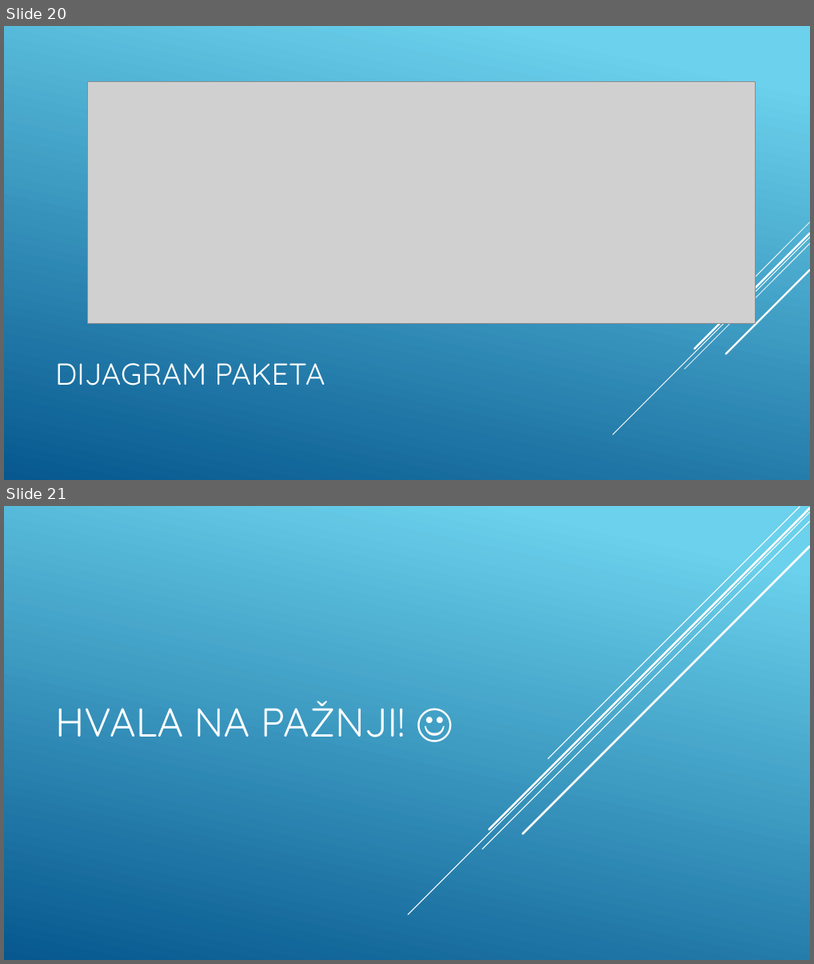
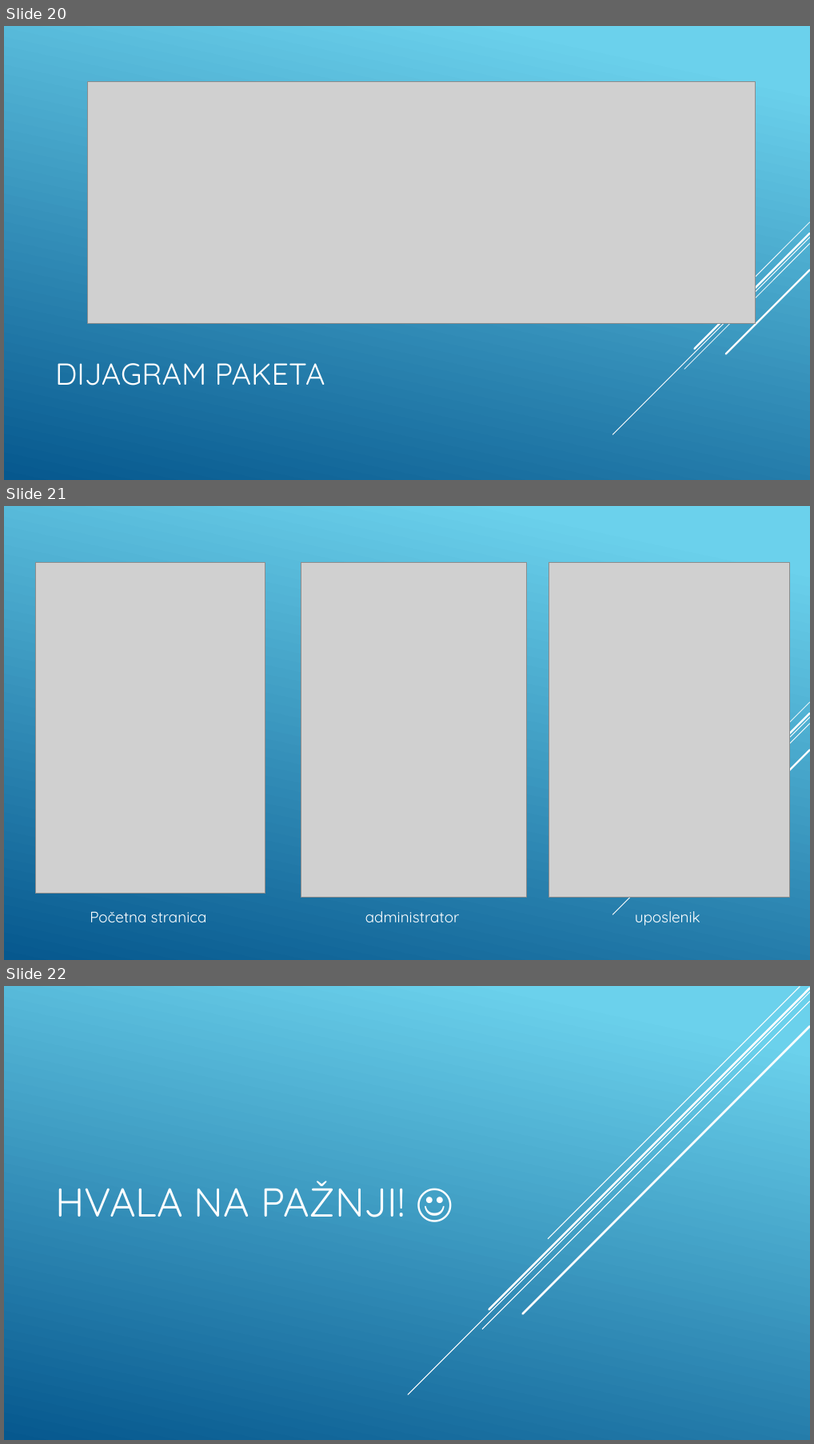
Before and after one commit to ooad-2015-2016/OAAD, a slide deck: prezentacija.pptx. Shown one above the other, each under a label of ours: slides 20 and 21 before the commit, slides 20, 21 and 22 after it. The pictures are 814x964 and 814x1444 pixels, drawn with LibreOffice and Linux fonts; fonts in the diff are those of the drawing; grey boxes stand for pictures. Boxes give left, top, right and bottom in pixels: in the first picture for what was removed or moved away, otherwise in the second. Text is boxed around its words. In the diff, an @@ line names an element or a change of style, - is before the commit and + after.

Commit message:
Neke izmjene u prezentaciji.

```diff
--- a/prezentacija.pptx
+++ b/prezentacija.pptx
@@ slide 21 added at <box>4,506,810,960</box>, background gradient #6ED2EB to #06588E; not listed: 5 template elements that a slide beside it also shows @@
@@ picture added at <box>35,563,266,893</box> @@
@@ picture added at <box>301,563,526,897</box> @@
@@ picture added at <box>549,563,790,897</box> @@
@@ text added at <box>90,911,207,922</box>, 18 pt, text #FFFFFF @@
+Početna stranica
@@ text added at <box>366,911,460,922</box>, 18 pt, text #FFFFFF @@
+administrator
@@ text added at <box>635,911,701,925</box>, 18 pt, text #FFFFFF @@
+uposlenik
@@ what was slide 21 is now slide 22 @@
```
